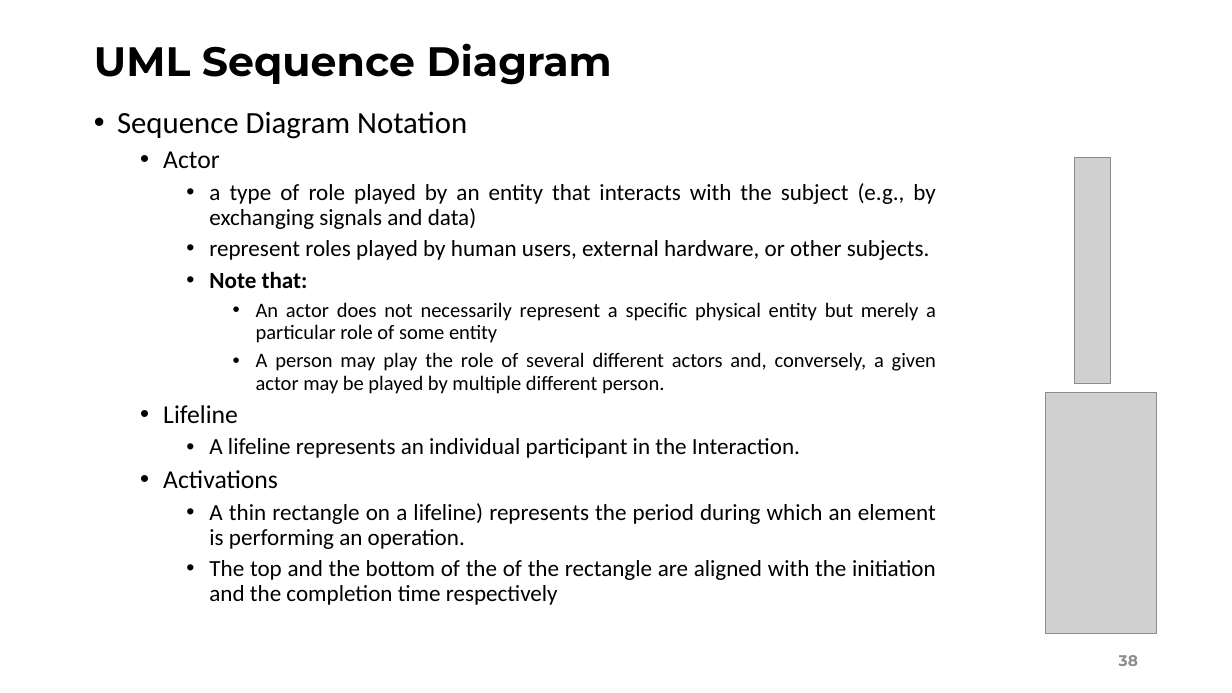
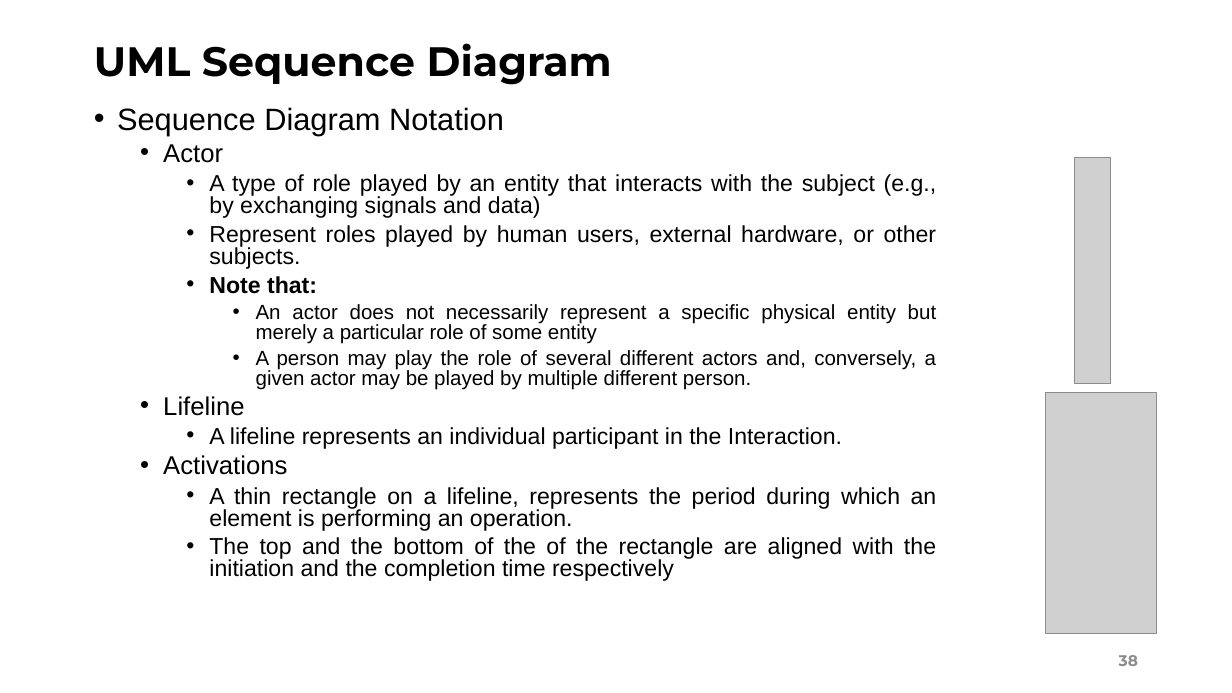
Before and after one commit to Utoixx/git_demo, a slide deck: slide 38 of UML.pptx. Drawn at 1232x693 pixels with LibreOffice and Linux fonts; fonts in the diff are those of the drawing; grey boxes stand for pictures. Boxes give left, top, right and bottom in pixels: in the first picture for what was removed or moved away, otherwise in the second. Text is boxed around its words. In the diff, an @@ line names an element or a change of style, - is before the commit and + after.

```diff
--- a/UML.pptx
+++ b/UML.pptx
@@ text at (117,107,936,581): font Calibri to Arial in "Sequence Diagram Notation", "Actor", "Note that:", "An actor does not necessarily represent a ..." and 5 more places; line spacing 0.9 to 0.8 @@
@@ text at (209,174,937,269): text changed; font Calibri to Arial @@
-    • a type of role played by an entity that interacts with the subject (e.g., by exchanging signals and data)
-    • represent roles played by human users, external hardware, or other subjects.
+    • A type of role played by an entity that interacts with the subject (e.g., by exchanging signals and data)
+    • Represent roles played by human users, external hardware, or other subjects.
@@ text at (209,487,937,531): text changed; font Calibri to Arial @@
-    • A thin rectangle on a lifeline) represents the period during which an element is performing an operation.
+    • A thin rectangle on a lifeline, represents the period during which an element is performing an operation.
```
Also in this commit, not shown: 3 other slides changed, 1 slide added.
